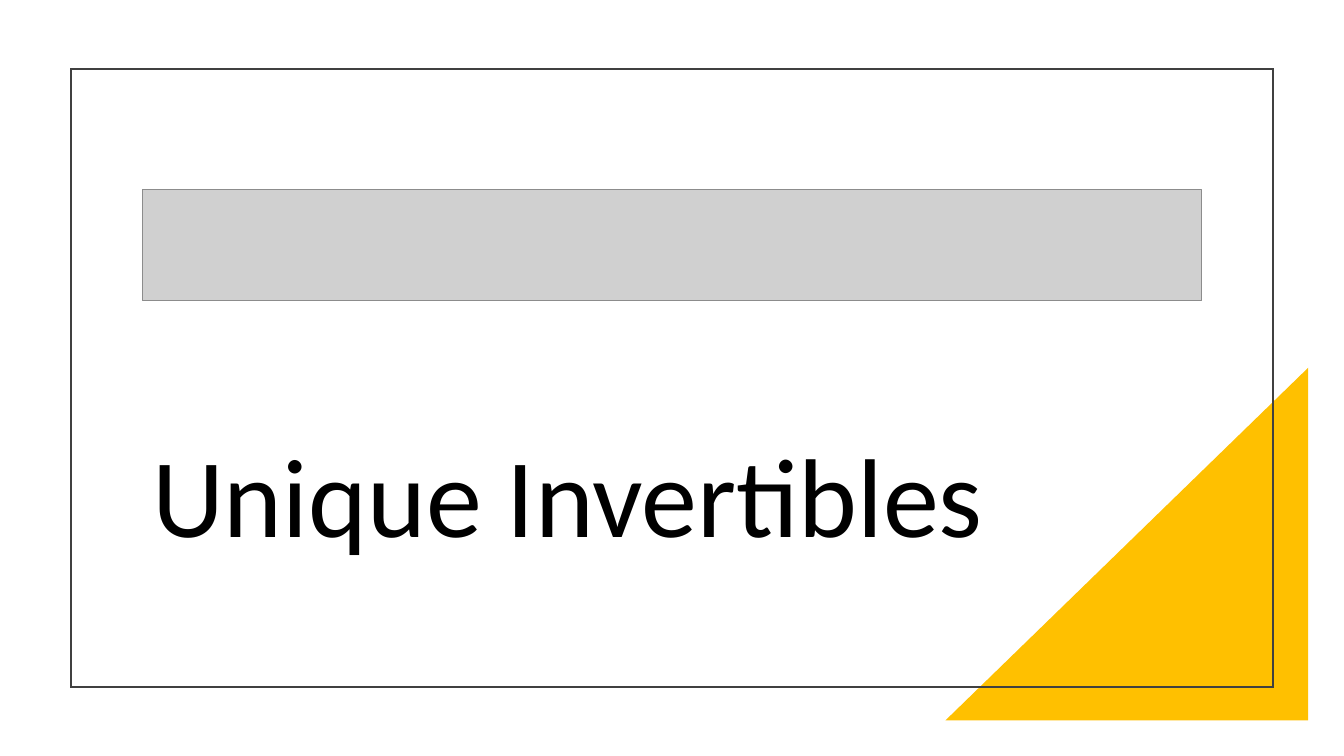
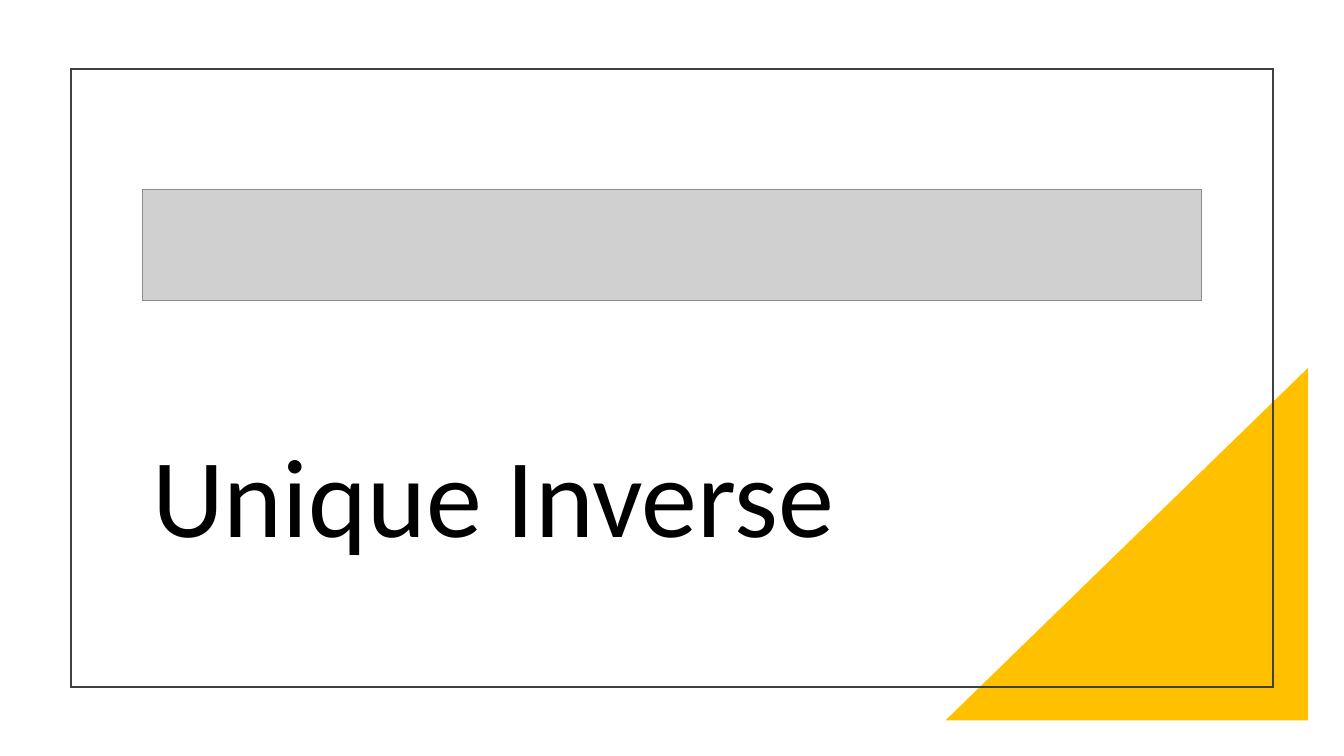
Before and after one commit to Jeffchen54/Linear-Definitions-and-Theorems, a slide deck: slide 2 of Unit 3-4 Theorems.pptx. Drawn at 1344x756 pixels with LibreOffice and Linux fonts; fonts in the diff are those of the drawing; grey boxes stand for pictures. Boxes give left, top, right and bottom in pixels: in the first picture for what was removed or moved away, otherwise in the second. Text is boxed around its words. In the diff, an @@ line names an element or a change of style, - is before the commit and + after.

```diff
--- a/Unit 3-4 Theorems.pptx
+++ b/Unit 3-4 Theorems.pptx
@@ title at [152,460,834,555]: text changed @@
-Unique Invertibles
+Unique Inverse
```
Also in this commit, not shown: 4 other slides changed, 7 slides added, 7 slides removed, 1 other file.
